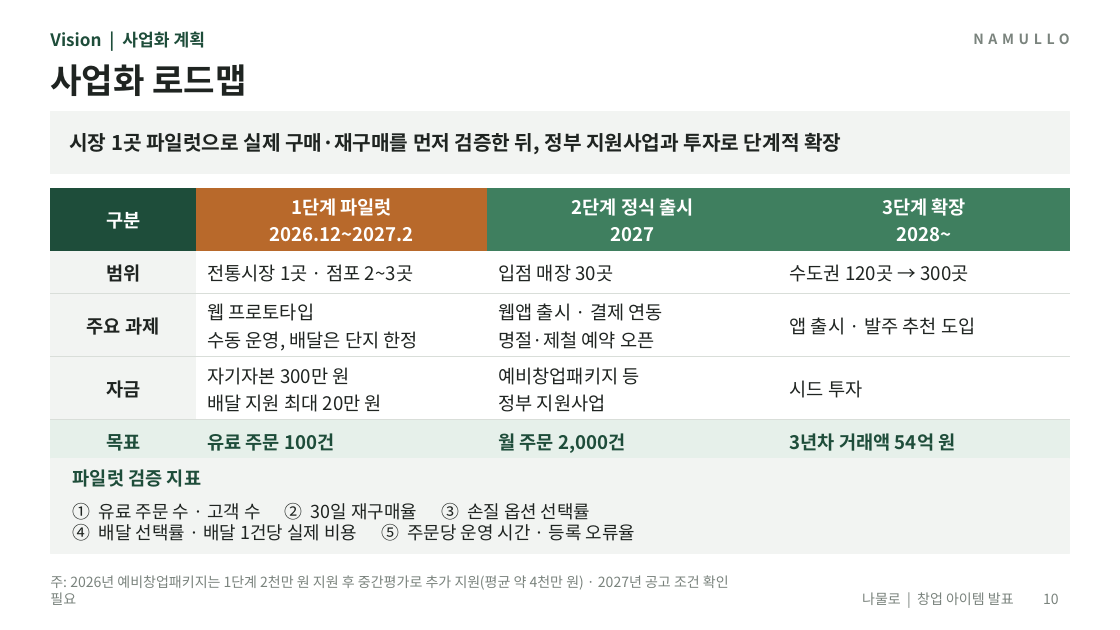
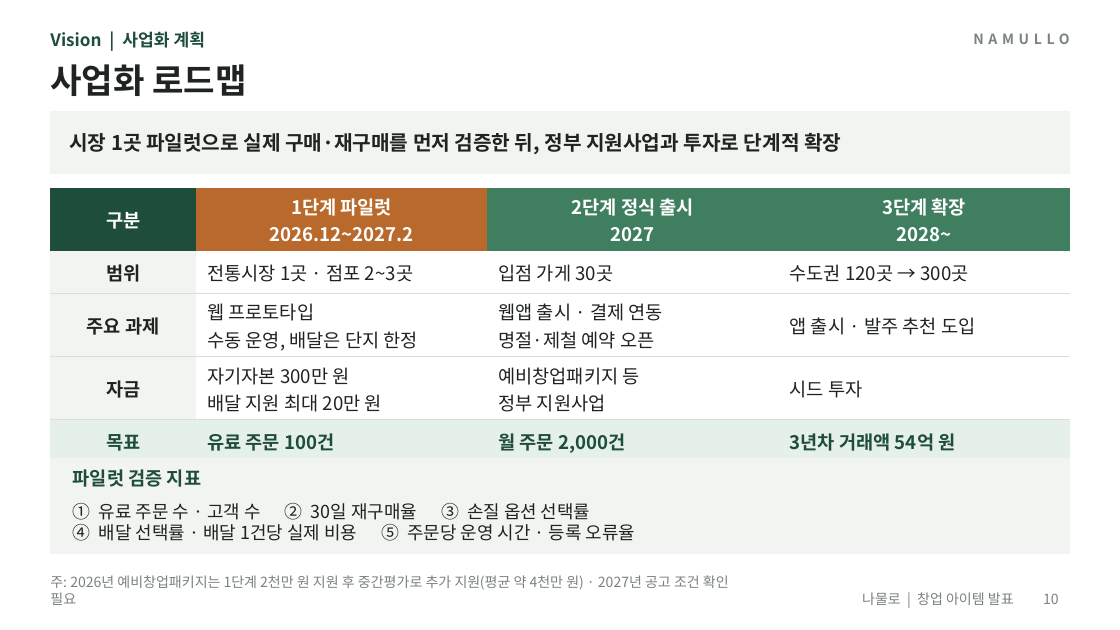
Before and after one commit to yonghoon7153-source/Yonghoon-DEM-DFT, a slide deck: slide 10 of namul-platform/02_발표자료_나물로.pptx. Drawn at 1120x630 pixels with LibreOffice and Linux fonts; fonts in the diff are those of the drawing. Boxes give left, top, right and bottom in pixels: in the first picture for what was removed or moved away, otherwise in the second. Text is boxed around its words. In the diff, an @@ line names an element or a change of style, - is before the commit and + after.

```diff
--- a/namul-platform/02_발표자료_나물로.pptx
+++ b/namul-platform/02_발표자료_나물로.pptx
@@ table at box(50, 188, 1070, 457) @@
-row 2, column 3: 입점 매장 30곳
+row 2, column 3: 입점 가게 30곳
```
Also in this commit, not shown: 6 other slides changed, 10 other files.
